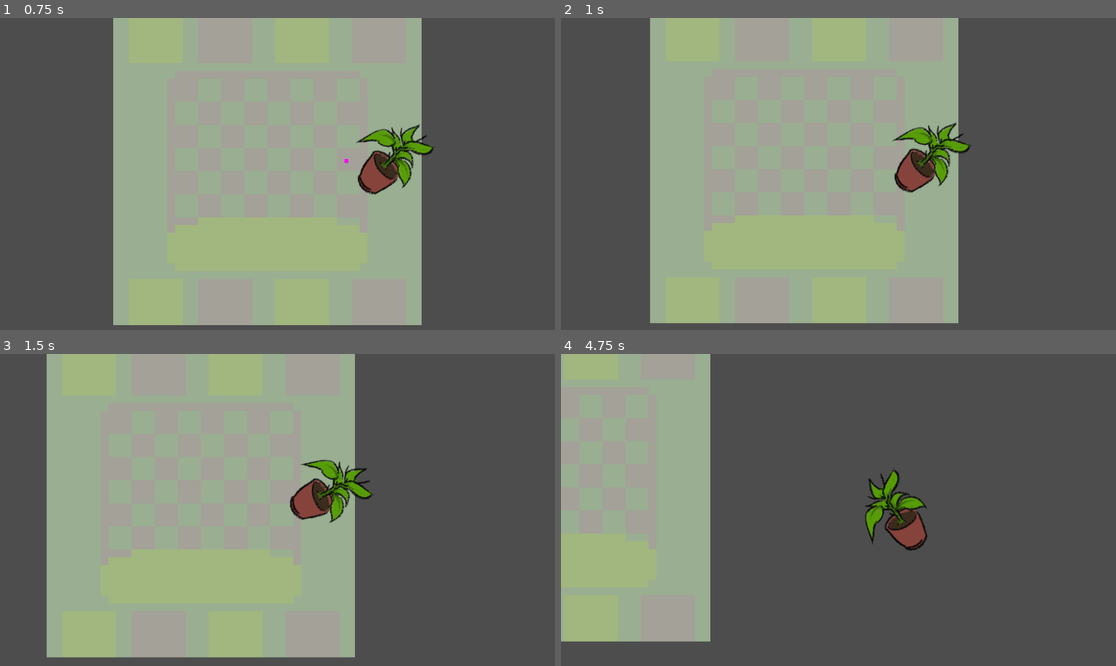
Above: before the commit, frames 1-4 (two rows, left to right).
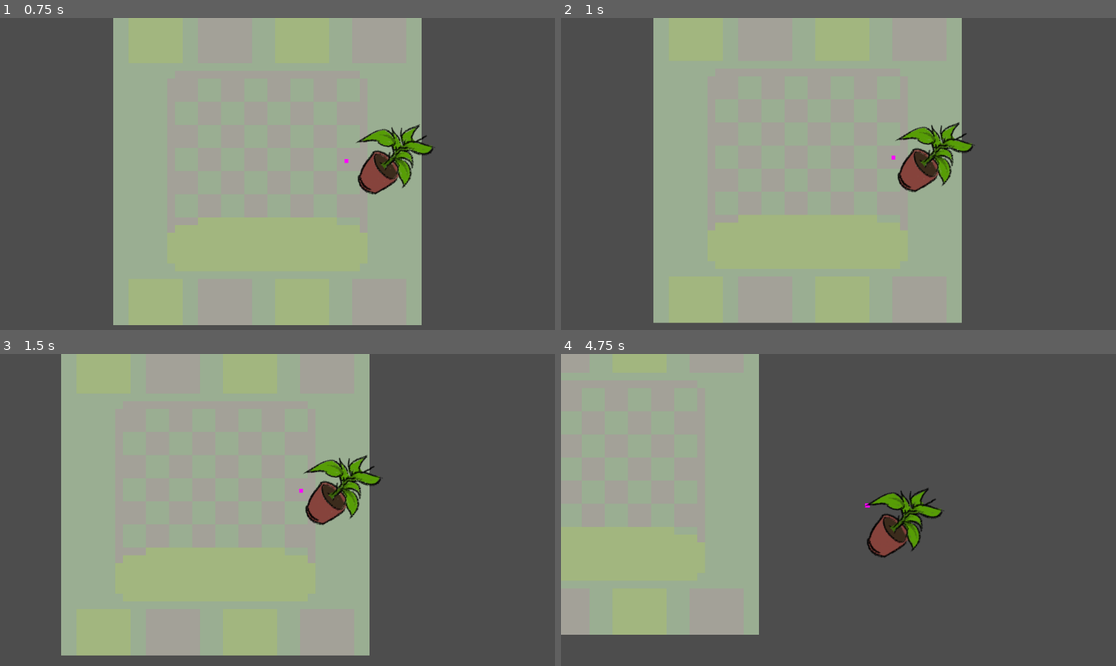
Above: after the commit, the same moments.

Repository: sixrobin/GMTK2024
Game: Godot game, scene res://game.tscn
Two runs of this game, one before a commit and one after it. Both use one fixed random seed, a clock stepped at 60 frames per second and the inputs below.
Inputs (mouse positions are in pixels of both pictures, inside the frame that each line leads up to):
- Up to frame 1 (0.75 s): tap Enter at 0.5 s; move the mouse to (399, 158) at 0.52 s; hold Space (SpawnObject) from 0.53 s (still down)
- Up to frame 2 (1 s): keep holding Space (SpawnObject)
- Up to frame 3 (1.5 s): move the mouse to (166, 525) at 1.27 s; release Space (SpawnObject) at 1.28 s; click (166, 525) at 1.35 s
- Up to frame 4 (4.75 s): move the mouse to (894, 441) at 2.02 s; hold Space (SpawnObject) 2.03-2.78 s; move the mouse to (810, 572) at 2.77 s; click (810, 572) at 2.85 s; move the mouse to (1005, 556) at 3.52 s; hold Space (SpawnObject) 3.53-4.28 s; move the mouse to (672, 463) at 4.27 s; click (672, 463) at 4.35 s

Frame 1 is identical in both runs. In frame 2, 2.5% of the frame differs, in the area x 16-75%, y 0-98%; in frame 3, 7.2%; in frame 4, 13%, in the area x 0-69%, y 0-93%.

Commit message:
Collision shapes setup on foods

Diff:
--- a/prefabs/objects/banana.tscn
+++ b/prefabs/objects/banana.tscn
@@ -5,10 +5,10 @@
 [ext_resource type="Texture2D" uid="uid://bhu7ssde6f2dy" path="res://textures/environment/Banana.png" id="2_noxkg"]
 
 [sub_resource type="RectangleShape2D" id="RectangleShape2D_kfbe5"]
-size = Vector2(6, 6)
+size = Vector2(82.9825, 19.9706)
 
 [sub_resource type="CircleShape2D" id="CircleShape2D_702al"]
-radius = 5.0
+radius = 43.0465
 
 [node name="Object" type="RigidBody2D"]
 script = ExtResource("1_12mxu")
@@ -22,12 +22,14 @@
 texture = ExtResource("2_noxkg")
 
 [node name="CollisionShape2D" type="CollisionShape2D" parent="."]
-rotation = 0.785398
+position = Vector2(2, 13)
+rotation = 0.00893617
 shape = SubResource("RectangleShape2D_kfbe5")
 
 [node name="Area2D" type="Area2D" parent="."]
 
 [node name="CollisionShape2D" type="CollisionShape2D" parent="Area2D"]
+position = Vector2(2, 13)
 shape = SubResource("CircleShape2D_702al")
 
 [connection signal="body_entered" from="Area2D" to="." method="_on_area_2d_body_entered"]
--- a/prefabs/objects/foods/egg.tscn
+++ b/prefabs/objects/foods/egg.tscn
@@ -4,15 +4,14 @@
 [ext_resource type="Texture2D" uid="uid://cth7oaq5g1xgb" path="res://textures/environment/Egg.png" id="2_dd1uc"]
 
 [sub_resource type="RectangleShape2D" id="RectangleShape2D_kfbe5"]
-size = Vector2(6, 6)
+size = Vector2(31.8198, 40.3051)
 
 [sub_resource type="CircleShape2D" id="CircleShape2D_702al"]
-radius = 5.0
+radius = 34.0
 
 [node name="Object" type="RigidBody2D"]
 script = ExtResource("1_lbwer")
 interact_duration = 1.0
-disabled_during_interaction = true
 scale_factor = 1.2
 
 [node name="Sprite2D" type="Sprite2D" parent="."]
@@ -21,6 +20,7 @@
 texture = ExtResource("2_dd1uc")
 
 [node name="CollisionShape2D" type="CollisionShape2D" parent="."]
+position = Vector2(-0.5, 2)
 rotation = 0.785398
 shape = SubResource("RectangleShape2D_kfbe5")
 
--- a/prefabs/objects/foods/fish.tscn
+++ b/prefabs/objects/foods/fish.tscn
@@ -4,15 +4,14 @@
 [ext_resource type="Texture2D" uid="uid://cwqbud0tkclv3" path="res://textures/environment/Fish_01.png" id="2_rojrc"]
 
 [sub_resource type="RectangleShape2D" id="RectangleShape2D_kfbe5"]
-size = Vector2(6, 6)
+size = Vector2(29.6985, 16.7028)
 
 [sub_resource type="CircleShape2D" id="CircleShape2D_702al"]
-radius = 5.0
+radius = 24.0208
 
 [node name="Object" type="RigidBody2D"]
 script = ExtResource("1_w8jxp")
 interact_duration = 1.0
-disabled_during_interaction = true
 scale_factor = 1.2
 
 [node name="Sprite2D" type="Sprite2D" parent="."]
@@ -21,6 +20,7 @@
 texture = ExtResource("2_rojrc")
 
 [node name="CollisionShape2D" type="CollisionShape2D" parent="."]
+position = Vector2(-0.59467, 0.594669)
 rotation = 0.785398
 shape = SubResource("RectangleShape2D_kfbe5")
 
--- a/prefabs/objects/foods/plantes.tscn
+++ b/prefabs/objects/foods/plantes.tscn
@@ -4,15 +4,14 @@
 [ext_resource type="Texture2D" uid="uid://cmqfp2i0w22f7" path="res://textures/environment/Plant.png" id="2_o323p"]
 
 [sub_resource type="RectangleShape2D" id="RectangleShape2D_kfbe5"]
-size = Vector2(6, 6)
+size = Vector2(61.5183, 74.2462)
 
 [sub_resource type="CircleShape2D" id="CircleShape2D_702al"]
-radius = 5.0
+radius = 89.6772
 
 [node name="Object" type="RigidBody2D"]
 script = ExtResource("1_2dc0o")
 interact_duration = 1.0
-disabled_during_interaction = true
 scale_factor = 1.2
 
 [node name="Sprite2D" type="Sprite2D" parent="."]
@@ -21,12 +20,14 @@
 texture = ExtResource("2_o323p")
 
 [node name="CollisionShape2D" type="CollisionShape2D" parent="."]
+position = Vector2(-23, 38.5)
 rotation = 0.785398
 shape = SubResource("RectangleShape2D_kfbe5")
 
 [node name="Area2D" type="Area2D" parent="."]
 
 [node name="CollisionShape2D" type="CollisionShape2D" parent="Area2D"]
+position = Vector2(5, 5)
 shape = SubResource("CircleShape2D_702al")
 
 [connection signal="body_entered" from="Area2D" to="." method="_on_area_2d_body_entered"]
--- a/prefabs/objects/tomato.tscn
+++ b/prefabs/objects/tomato.tscn
@@ -4,10 +4,10 @@
 [ext_resource type="Texture2D" uid="uid://bwj0ubd0rayai" path="res://textures/environment/Tomatoes.png" id="2_nqgha"]
 
 [sub_resource type="RectangleShape2D" id="RectangleShape2D_kfbe5"]
-size = Vector2(6, 6)
+size = Vector2(92.631, 55.8614)
 
 [sub_resource type="CircleShape2D" id="CircleShape2D_702al"]
-radius = 5.0
+radius = 71.1126
 
 [node name="Object" type="RigidBody2D"]
 script = ExtResource("1_ws00s")
@@ -18,6 +18,7 @@
 texture = ExtResource("2_nqgha")
 
 [node name="CollisionShape2D" type="CollisionShape2D" parent="."]
+position = Vector2(1.5, -4.76837e-06)
 rotation = 0.785398
 shape = SubResource("RectangleShape2D_kfbe5")
 
Not shown: 1 places in game.tscn that only renumber resources
